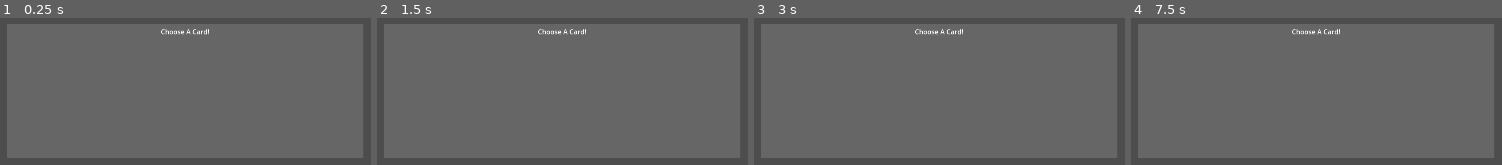
Above: before the commit, frames 1-4 (left to right).
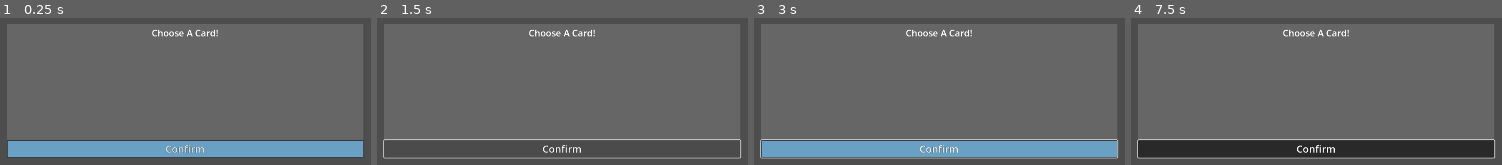
Above: after the commit, the same moments.

Repository: Prototype1364/Card-Wars
Game: Godot game, scene res://Scenes/SupportScenes/card_selector.tscn
Two runs of this game, one before a commit and one after it. Both use one fixed random seed, a clock stepped at 60 frames per second and the inputs below. This scene is started directly instead of the project's main scene.
Inputs (mouse positions are in pixels of both pictures, inside the frame that each line leads up to):
- Up to frame 1 (0.25 s): no input
- Up to frame 2 (1.5 s): click (562, 148) at 0.5 s, where only the run after the commit has a clickable "Confirm"; click (562, 148) at 1.25 s, where only the run after the commit has a clickable "Confirm"
- Up to frame 3 (3 s): click (939, 148) at 2 s, where only the run after the commit has a clickable "Confirm"; tap Enter (Confirm, bound only after the commit) at 2.75 s; move the mouse to (1113, 67) at 2.77 s; hold Enter (Confirm, bound only after the commit) from 2.78 s (still down); click (1113, 67) at 2.92 s
- Up to frame 4 (7.5 s): move the mouse to (1156, 113) at 3.52 s; release Enter (Confirm, bound only after the commit) at 3.53 s; tap Enter (Confirm, bound only after the commit) at 3.6, 4.25, 5.1, 5.75, 6.6 s; click (1156, 113) at 3.67 s; move the mouse to (outside the picture) at 4.27 s; hold Enter (Confirm, bound only after the commit) 4.28-5.03 s; click (outside the picture) at 4.42 s; move the mouse to (outside the picture) at 5.02 s; click (outside the picture) at 5.17 s; move the mouse to (outside the picture) at 5.77 s; hold Enter (Confirm, bound only after the commit) 5.78-6.53 s; click (outside the picture) at 5.92 s; move the mouse to (outside the picture) at 6.52 s; click (outside the picture) at 6.67 s; move the mouse to (1357, 91) at 7.27 s; hold Enter (Confirm, bound only after the commit) from 7.28 s (still down); click (1357, 91) at 7.42 s

The runs differ from the first frame. In frame 1, 12% of the frame differs, in the area x 1-98%, y 7-96%; in frame 2, 12%; in frame 3, 13%, in the area x 1-99%, y 7-96%; in frame 4, 13%.
Error after the commit: Attempt to call function 'queue_free' in base 'null instance' on a null instance. (res://Scripts/Controllers/Card_Selector_Controller.gd:86)

Commit message:
Text_Entry and Card_Selector scenes added. Warrior and Support effects implemented.

Diff:
--- a/Scenes/SupportScenes/Pile_Scroller.tscn
+++ b/Scenes/SupportScenes/Pile_Scroller.tscn
@@ -6,7 +6,7 @@
 script/source = "extends Control
 
 var Cards
-var SmallCardDisplay = preload(\"res://Scenes/SupportScenes/PseudoSmallCard.tscn\")
+var SmallCardDisplay = preload(\"res://Scenes/SupportScenes/SmallCard.tscn\")
 
 
 func _ready():
--- /dev/null
+++ b/Scenes/SupportScenes/Text_Entry.tscn
@@ -0,0 +1,25 @@
+[gd_scene load_steps=2 format=3 uid="uid://dsbynd8wjbgru"]
+
+[ext_resource type="Script" path="res://Scripts/Controllers/Text_Entry_Controller.gd" id="1_0p1kl"]
+
+[node name="TextEntry" type="Control"]
+layout_mode = 3
+anchors_preset = 15
+anchor_right = 1.0
+anchor_bottom = 1.0
+grow_horizontal = 2
+grow_vertical = 2
+script = ExtResource("1_0p1kl")
+
+[node name="PanelContainer" type="PanelContainer" parent="."]
+custom_minimum_size = Vector2(120, 40)
+layout_mode = 0
+offset_right = 40.0
+offset_bottom = 40.0
+
+[node name="TextEdit" type="TextEdit" parent="PanelContainer"]
+layout_mode = 2
+theme_override_font_sizes/font_size = 18
+placeholder_text = "Enter Value"
+
+[connection signal="text_changed" from="PanelContainer/TextEdit" to="." method="_on_text_edit_text_changed"]
--- a/Scenes/SupportScenes/card_selector.tscn
+++ b/Scenes/SupportScenes/card_selector.tscn
@@ -1,9 +1,20 @@
-[gd_scene load_steps=3 format=3 uid="uid://brufb56qoikv5"]
+[gd_scene load_steps=5 format=3 uid="uid://brufb56qoikv5"]
 
 [ext_resource type="Script" path="res://Scripts/Controllers/Card_Selector_Controller.gd" id="1_i7mxe"]
 
 [sub_resource type="StyleBoxFlat" id="StyleBoxFlat_jvo1i"]
 bg_color = Color(0.4, 0.4, 0.4, 1)
+
+[sub_resource type="StyleBoxFlat" id="StyleBoxFlat_ihqe3"]
+bg_color = Color(0.407843, 0.631373, 0.764706, 1)
+border_width_left = 1
+border_width_top = 1
+border_width_right = 1
+border_width_bottom = 1
+border_color = Color(0.196078, 0.196078, 0.196078, 1)
+
+[sub_resource type="Theme" id="Theme_vfaoa"]
+Button/styles/normal = SubResource("StyleBoxFlat_ihqe3")
 
 [node name="CardSelector" type="Control"]
 layout_mode = 3
@@ -22,13 +33,14 @@
 offset_bottom = 40.0
 theme_override_styles/panel = SubResource("StyleBoxFlat_jvo1i")
 
-[node name="Label" type="Label" parent="."]
+[node name="Header" type="Label" parent="."]
 custom_minimum_size = Vector2(255, 0)
 layout_mode = 0
 offset_left = 300.0
 offset_top = 5.0
 offset_right = 555.0
 offset_bottom = 31.0
+theme_override_font_sizes/font_size = 22
 text = "Choose A Card!"
 horizontal_alignment = 1
 vertical_alignment = 1
@@ -41,7 +53,20 @@
 offset_right = 850.0
 offset_bottom = 295.0
 
-[node name="HBoxContainer" type="HBoxContainer" parent="ScrollContainer"]
+[node name="Effect_Target_List" type="HBoxContainer" parent="ScrollContainer"]
 layout_mode = 2
 size_flags_horizontal = 3
 size_flags_vertical = 3
+
+[node name="ConfirmButton" type="Button" parent="."]
+layout_mode = 0
+offset_top = 278.0
+offset_right = 855.0
+offset_bottom = 320.0
+theme = SubResource("Theme_vfaoa")
+theme_override_colors/font_outline_color = Color(0, 0, 0, 1)
+theme_override_constants/outline_size = 1
+theme_override_font_sizes/font_size = 24
+text = "Confirm"
+
+[connection signal="pressed" from="ConfirmButton" to="." method="_on_confirm_button_pressed"]
--- a/Scripts/Controllers/Battle_Controller.gd
+++ b/Scripts/Controllers/Battle_Controller.gd
@@ -58,7 +58,7 @@
 	GameData.CardCounter += 1
 	return InstanceCard
 
-func Draw_Card(Turn_Player, Cards_To_Draw = 1):
+func Draw_Card(Turn_Player):
 	Turn_Player.Hand.append(Turn_Player.Deck[-1])
 
 func Reset_Reposition_Card_Variables():
@@ -122,7 +122,7 @@
 func Activate_Summon_Effects(Chosen_Card):
 	var AnchorText = Chosen_Card.Anchor_Text
 
-	if Chosen_Card.Type == "Hero" or (Chosen_Card.Type == "Magic" and Chosen_Card.Is_Set == false and GameData.Muggle_Mode == false) or (Chosen_Card.Type == "Trap" and Chosen_Card.Attribute == "Equip" and Chosen_Card.Is_Set == false):
+	if Chosen_Card.Type == "Hero" or Chosen_Card.Type == "Normal" or (Chosen_Card.Type == "Magic" and Chosen_Card.Is_Set == false and GameData.Muggle_Mode == false) or (Chosen_Card.Type == "Trap" and Chosen_Card.Attribute == "Equip" and Chosen_Card.Is_Set == false):
 		Chosen_Card.Effect_Active = true
 		GameData.Current_Card_Effect_Step = "Activation"
 		CardEffects.call(AnchorText, Chosen_Card)
--- a/Scripts/Controllers/Card_Selector_Controller.gd
+++ b/Scripts/Controllers/Card_Selector_Controller.gd
@@ -1,20 +1,44 @@
 extends Control
 
-# Determine the type of card selection list being used (medbay, grave, opponent hand, etc)
-
-# Populate the HBoxContainer with appropriate cards
-
-# Ability to confirm selection of desired card (likely a confirm button on bottom of popup window)
-
 var Current_Scene = Engine.get_main_loop().get_current_scene()
+var Card_Selected = null
 
 func _ready():
-	pass
+	var _HV1 = SignalBus.connect("EffectTargetSelected", Callable(self, "On_Card_Selection"))
 
-func Determine_Card_List(selection_type):
-	var Selection_Source = Current_Scene.get_node("Battle/Playmat/CardSpots/BHandScroller/BHand")
+func Determine_Card_List(selection_type, slot = null):
+	var Side = "W" if GameData.Current_Turn == "Player" else "B"
+	var Side_Opp = "B" if GameData.Current_Turn == "Player" else "W"
+	var Selection_Source = null
+
+	match selection_type:
+		"Deck":
+			Selection_Source = Current_Scene.get_node("Battle/Playmat/CardSpots/" + Side + "NonHands/" + Side + "MainDeck")
+		"Tech Deck":
+			Selection_Source = Current_Scene.get_node("Battle/Playmat/CardSpots/" + Side + "NonHands/" + Side + "TechDeck")
+		"Field":
+			Selection_Source = Current_Scene.get_node("Battle/Playmat/CardSpots/" + Side + "NonHands/" + Side + slot)
+		"Medbay":
+			Selection_Source = Current_Scene.get_node("Battle/Playmat/CardSpots/" + Side + "NonHands/" + Side + "Medbay")
+		"Grave":
+			Selection_Source = Current_Scene.get_node("Battle/Playmat/CardSpots/" + Side + "NonHands/" + Side + "Graveyard")
+		"Hand":
+			Selection_Source = Current_Scene.get_node("Battle/Playmat/CardSpots/" + Side + "HandScroller/" + Side + "Hand")
+		"Opponent Deck":
+			Selection_Source = Current_Scene.get_node("Battle/Playmat/CardSpots/" + Side_Opp + "NonHands/" + Side_Opp + "MainDeck")
+		"Opponent Tech Deck":
+			Selection_Source = Current_Scene.get_node("Battle/Playmat/CardSpots/" + Side_Opp + "NonHands/" + Side_Opp + "TechDeck")
+		"Opponent Field":
+			Selection_Source = Current_Scene.get_node("Battle/Playmat/CardSpots/" + Side_Opp + "NonHands/" + Side_Opp + slot)
+		"Opponent Medbay":
+			Selection_Source = Current_Scene.get_node("Battle/Playmat/CardSpots/" + Side_Opp + "NonHands/" + Side_Opp + "Medbay")
+		"Opponent Grave":
+			Selection_Source = Current_Scene.get_node("Battle/Playmat/CardSpots/" + Side_Opp + "NonHands/" + Side_Opp + "Graveyard")
+		"Opponent Hand":
+			Selection_Source = Current_Scene.get_node("Battle/Playmat/CardSpots/" + Side_Opp + "HandScroller/" + Side_Opp + "Hand")
+
+	# Populate the list of cards to choose from
 	var Card_List = []
-
 	for i in Selection_Source.get_children():
 		Card_List.append(i)
 
@@ -22,16 +46,41 @@
 
 func Populate_Card_Options_List(Card_List):
 	for i in len(Card_List):
-		var original = Card_List[i]
-		var copy = original.duplicate()
-		$ScrollContainer/HBoxContainer.add_child(copy)
-		for n in original.get_property_list():
-			var PropertyName = n["name"]
-			var value = original.get_indexed(PropertyName)
-			copy.set_indexed(PropertyName,value)
-		copy.Set_Card_Variables(i, "NonTurnHand")
-		copy.Set_Card_Visuals()
-		copy.Update_Data()
+		if Card_List[i].Frame == "Special":
+			continue
+		else:
+			var original = Card_List[i]
+			var copy = original.duplicate()
+			$ScrollContainer/Effect_Target_List.add_child(copy)
+			for n in original.get_property_list():
+				var PropertyName = n["name"]
+				var value = original.get_indexed(PropertyName)
+				copy.set_indexed(PropertyName,value)
+			copy.Set_Card_Variables(i, "NonTurnHand")
+			copy.Set_Card_Visuals()
+			copy.Update_Data()
 
-func On_Card_Selection():
-	pass
+func On_Card_Selection(card):
+	Card_Selected = card
+
+func _on_confirm_button_pressed():
+	var Side = "W" if GameData.Current_Turn == "Player" else "B"
+	var Side_Opp = "B" if GameData.Current_Turn == "Player" else "W"
+
+	# Find index of card in current hand (Defaults to last card in hand if no card is selected)
+	var Card_Index = $ScrollContainer/Effect_Target_List.get_children().find(Card_Selected)
+
+	if Card_Index != -1:
+		var Card_Node = Current_Scene.get_node("Battle/Playmat/CardSpots/" + Side_Opp + "HandScroller/" + Side_Opp + "Hand").get_child(Card_Index)
+
+		# Move Card to proper hand
+		var Source_Hand = Current_Scene.get_node("Battle/Playmat/CardSpots/" + Side_Opp + "HandScroller/" + Side_Opp + "Hand")
+		var Destination_Hand = Current_Scene.get_node("Battle/Playmat/CardSpots/" + Side + "HandScroller/" + Side + "Hand")
+
+		# Update Hands
+		Source_Hand.remove_child(Card_Node)
+		Destination_Hand.add_child(Card_Node)
+
+	# Queue free the Card Selector scene from the scene tree
+	var Card_Selector_Scene = Engine.get_main_loop().get_current_scene().get_node("Battle/CardSelector")
+	Card_Selector_Scene.queue_free()
--- a/Scripts/Controllers/Deck_Controller.gd
+++ b/Scripts/Controllers/Deck_Controller.gd
@@ -21,7 +21,8 @@
 		if card["Passcode"] == 42489363:
 			Created_Card = Card.new(card["CardType"], card["CardArt"], card["CardName"], card["CardType"], card["EffectType"], c …(374 unchanged characters)…
 
-	var random_number = Utils.RNGesus(1, 2)
+	#var random_number = Utils.RNGesus(1, 2)
+	var random_number = 2
 	if random_number == 1:
 		GameData.Player.Deck.append(Created_Card)
 	else:
--- a/Scripts/Controllers/Input_Controller.gd
+++ b/Scripts/Controllers/Input_Controller.gd
@@ -18,3 +18,7 @@
 		elif event.button_index == MOUSE_BUTTON_WHEEL_DOWN:
 			BoardScroller.value += 30
 		Playmat.position.y = 0 - BoardScroller.value
+
+func Confirm(event):
+	if event.is_action_pressed("Confirm"):
+		SignalBus.emit_signal("Confirm")
--- /dev/null
+++ b/Scripts/Controllers/Text_Entry_Controller.gd
@@ -0,0 +1,25 @@
+extends Control
+
+@onready var trigger_card = get_parent()
+
+func _ready():
+	pass
+
+func Select_Transfer_Amount():
+	return get_node("PanelContainer/TextEdit").text
+
+func Remove_Scene():
+	trigger_card.remove_child(self)
+	queue_free()
+
+func _on_text_edit_text_changed():
+	var text_edit_node = get_node("PanelContainer/TextEdit")
+	var current_text = get_node("PanelContainer/TextEdit").text
+	var valid_int_attributes = ["Support", "Warrior"]
+
+	if trigger_card.Attribute in valid_int_attributes:
+		if current_text == "":
+			pass
+		elif not current_text.is_valid_int():
+			get_node("PanelContainer/TextEdit").text = str(current_text.to_int())
+			text_edit_node.set_caret_column(current_text.length()) # Set the cursor to the end of the line
--- a/Scripts/Managers/Battle_Manager.gd
+++ b/Scripts/Managers/Battle_Manager.gd
@@ -128,7 +128,7 @@
 
 	for _i in range(Cards_To_Draw):
 		var InstanceCard = BC.Instantiate_Card()
-		BC.Draw_Card(player, Cards_To_Draw)
+		BC.Draw_Card(player)
 		BF.Add_Card_Node_To_Hand(Deck_ID, InstanceCard)
 		DC.Pop_Deck(player)
 
@@ -160,6 +160,7 @@
 """--------------------------------- Pass-Along Functions ---------------------------------"""
 func _input(event):
 	IC.Advance_GameState(event)
+	IC.Confirm(event)
 
 func Update_HUD_Duelist(Node_To_Update, Dueler):
 	UI.Update_HUD_Duelist(Node_To_Update, Dueler)
@@ -282,7 +283,7 @@
 	UI.Update_HUD_Duelist(get_node("HUD_" + Side_Opp), enemy)
 	UI.Update_HUD_GameState()
 
-func Capture_Card(Card_Captured, Capture_Type = "Normal"):
+func Capture_Card(Card_Captured, Capture_Type = "Normal", Reset_Stats = true):
 	var attacking_player = GameData.Player if GameData.Current_Turn == "Player" else GameData.Enemy
 	var Destination_MedBay = BC.Get_Destination_MedBay_on_Capture(Capture_Type)
 
@@ -290,8 +291,9 @@
 	BF.Reparent_Nodes(Card_Captured, Destination_MedBay)
 
 	# Reset Captured Card's Stats/Visuals
-	Card_Captured.Reset_Stats_On_Capture()
-	Card_Captured.Update_Data()
+	if Reset_Stats:
+		Card_Captured.Reset_Stats_On_Capture()
+		Card_Captured.Update_Data()
 
 
 
--- a/Scripts/SmallCard.gd
+++ b/Scripts/SmallCard.gd
@@ -109,46 +109,6 @@
 		Direct_Attack = card_sources[Source][Card_Index].Direct_Attack
 		Owner = card_sources[Source][Card_Index].Owner
 
-	#var Source_Deck = player.Tech_Deck if Source == "Tech" else player.Deck
-
-#	Name = Source_Deck[Card_Index].Name
-#	Frame = Source_Deck[Card_Index].Frame
-#	Type = Source_Deck[Card_Index].Type
-#	Effect_Type = Source_Deck[Card_Index].Effect_Type
-#	Anchor_Text = Source_Deck[Card_Index].Anchor_Text
-#	Resolve_Side = Source_Deck[Card_Index].Resolve_Side
-#	Resolve_Phase = Source_Deck[Card_Index].Resolve_Phase
-#	Resolve_Step = Source_Deck[Card_Index].Resolve_Step
-#	Art = load(Source_Deck[Card_Index].Art) if Source_Deck[Card_Index].Art != "res://Assets/Cards/Art/Special_Activate_Technology.png" else null
-#	Attribute = Source_Deck[Card_Index].Attribute
-#	Description = Source_Deck[Card_Index].Description
-#	Short_Description = Source_Deck[Card_Index].Short_Description
-#	Attacks_Remaining = Source_Deck[Card_Index].Attacks_Remaining
-#	Attack = Source_Deck[Card_Index].Attack if Source_Deck[Card_Index].Attack != null else ""
-#	ATK_Bonus = Source_Deck[Card_Index].ATK_Bonus
-#	Toxicity = Source_Deck[Card_Index].Toxicity
-#	Cost = Source_Deck[Card_Index].Cost
-#	Health = Source_Deck[Card_Index].Health if Source_Deck[Card_Index].Health != null else ""
-#	Health_Bonus = Source_Deck[Card_Index].Health_Bonus
-#	Burn_Damage = Source_Deck[Card_Index].Burn_Damage
-#	Revival_Health = Health
-#	Special_Edition_Text = Source_Deck[Card_Index].Special_Edition_Text
-#	Rarity = Source_Deck[Card_Index].Rarity
-#	Passcode = Source_Deck[Card_Index].Passcode
-#	Deck_Capacity = Source_Deck[Card_Index].Deck_Capacity
-#	Tokens = Source_Deck[Card_Index].Tokens
-#	Is_Set = Source_Deck[Card_Index].Is_Set
-#	Effect_Active = Source_Deck[Card_Index].Effect_Active
-#	Fusion_Level = Source_Deck[Card_Index].Fusion_Level
-#	Attack_As_Reinforcement = Source_Deck[Card_Index].Attack_As_Reinforcement
-#	Immortal = Source_Deck[Card_Index].Immortal
-#	Invincible = Source_Deck[Card_Index].Invincible
-#	Relentless = Source_Deck[Card_Index].Relentless
-#	Multi_Strike = Source_Deck[Card_Index].Multi_Strike
-#	Paralysis = Source_Deck[Card_Index].Paralysis
-#	Direct_Attack = Source_Deck[Card_Index].Direct_Attack
-#	Owner = Source_Deck[Card_Index].Owner
-
 	if Source == "Tech":
 		Cost_Path = null
 	else:
@@ -185,25 +145,28 @@
 	Health_Bonus = 0
 	Burn_Damage = 0
 
+func Reset_Variables_After_Flip_Summon():
+	Is_Set = false
+	Effect_Active = false # Ensures effects aren't triggered from Graveyard.
+	Tokens = 0
+	Update_Token_Info()
+
 func Add_Token():
 	if Type == "Trap" and "Backrow" in get_parent().name:
 		Tokens += 1
 
 func Update_Token_Info():
 	var Token_Container = $TokenContainer/VBoxContainer
-	if Token_Container.get_child_count() < Tokens:
+	if Token_Container.get_child_count() < Tokens: # Add Token(s) up to the number of Tokens on the card
 		for _i in range(Tokens - Token_Container.get_child_count()):
 			var InstanceToken = Token_Path.instantiate()
 			InstanceToken.name = "Token" + str(Token_Container.get_child_count() + 1)
 			Token_Container.add_child(InstanceToken)
-	elif Token_Container.get_child_count() > Tokens:
-		for i in Token_Container.get_children():
+	elif Token_Container.get_child_count() > Tokens: # Remove excess Token(s)
+		while Token_Container.get_child_count() > Tokens:
+			var i = Token_Container.get_child(Token_Container.get_child_count() - 1)
 			Token_Container.remove_child(i)
 			i.queue_free()
-		for _i in range(Tokens - Token_Container.get_child_count()):
-			var InstanceToken = Token_Path.instantiate()
-			InstanceToken.name = "Token" + str(Token_Container.get_child_count() + 1)
-			Token_Container.add_child(InstanceToken)
 
 func focusing():
 	GameData.FocusedCardName = self.name
@@ -215,7 +178,7 @@
 	GameData.FocusedCardParentName = ""
 	SignalBus.emit_signal("NotLookingAtCard")
 
-func _on_FocusSensor_pressed():
+func _on_FocusSensor_pressed(): # FIXME: Might need to be split into multiple functions to follow SOLID Principles
 	var Side = "W" if GameData.Current_Turn == "Player" else "B"
 	var Reposition_Zones = [Side + "Fighter", Side + "R1", Side + "R2", Side + "R3"]
 	var Reinforcement_Zones = [Side + "R1", Side + "R2", Side + "R3"]
@@ -227,7 +190,7 @@
 			if "Hand" in Parent_Name and (Type == "Normal" or Type == "Hero"):
 				GameData.Summon_Mode = "Summon"
 				GameData.Chosen_Card = self
-				if int(Passcode) in GameData.FUSION_CARDS:
+				if int(Passcode) in GameData.FUSION_CARDS: # Fusion summon
 					GameData.Current_Card_Effect_Step = "Clicked"
 					CardEffects.call(Anchor_Text, self)
 			elif "Hand" in Parent_Name:
@@ -235,6 +198,8 @@
 				$Action_Button_Container/Set.visible = true
 			elif Parent_Name in Reposition_Zones and GameData.Chosen_Card == null:
 				GameData.Chosen_Card = self
+			elif "Effect_Target_List" in Parent_Name: # For Card Selector scene
+				SignalBus.emit_signal("EffectTargetSelected", self)
 		"Selection":
 			if Valid_Attacker_Selection(Reposition_Zones, Reinforcement_Zones, Parent_Name, Side):
 				GameData.Attacker = self
@@ -248,7 +213,7 @@
 			if "Hand" in GameData.CardFrom:
 				SignalBus.emit_signal("Discard_Card", GameData.CardFrom.left(1))
 
-	# Allows repositioning of cards on field (Currently doesn't allow for Exchange-like card effect [i.e. swapping 1 card of yours for one card of the opponent's on the field])
+	# Allows repositioning of cards on own field
 	if Reposition_Zones.has(Parent_Name) and GameData.Current_Step == "Main":
 		if GameData.CardFrom == "":
 			GameData.CardFrom = Parent_Name
@@ -325,12 +290,3 @@
 		$Action_Button_Container/Summon.visible = false
 		$Action_Button_Container/Set.visible = false
 		$Action_Button_Container/Target.visible = false
-
-
-
-"""NEW FUNCS"""
-func Reset_Variables_After_Flip_Summon():
-	Is_Set = false
-	Effect_Active = false # Ensures effects aren't triggered from Graveyard.
-	Tokens = 0
-	Update_Token_Info()
--- a/Singletons/Card_Effects.gd
+++ b/Singletons/Card_Effects.gd
@@ -2,6 +2,8 @@
 
 func _ready():
 	pass
+
+"""--------------------------------- General Functions ---------------------------------"""
 
 func On_Field(card) -> bool:
 	var Parent_Name = card.get_parent().name
@@ -116,7 +118,7 @@
 func Outlaw(card):
 	var Valid_Card = true if On_Field(card) && Resolvable_Card(card) && Valid_GameState(card) else false
 
-	if Valid_Card:
+	if Valid_Card and card.Effect_Active:
 		var Card_Selector = load("res://Scenes/SupportScenes/card_selector.tscn").instantiate()
 		var Battle_Scene = Engine.get_main_loop().get_current_scene().get_node("Battle")
 		Battle_Scene.add_child(Card_Selector)
@@ -157,7 +159,38 @@
 	pass
 
 func Support(card):
-	pass
+	var Valid_Card = true if On_Field(card) && Resolvable_Card(card) && Valid_GameState(card) else false
+
+	if Valid_Card:
+		var Fighter = Get_Field_Card_Data("Fighter")
+		if Fighter != null:
+			# Create a popup scene to allow the selection of the amount of HP to transfer to Fighter
+			var Text_Entry = load("res://Scenes/SupportScenes/text_entry.tscn").instantiate()
+			var Card_Scene = Engine.get_main_loop().get_current_scene().get_node(card.get_path())
+			Card_Scene.add_child(Text_Entry)
+
+			# Wait for the Confirm signal to be emitted using await
+			await SignalBus.Confirm
+
+			# Get Health Transfer Value
+			var Health_Transfer_Value = int(Text_Entry.Select_Transfer_Amount())
+			if Health_Transfer_Value < 0:
+				Health_Transfer_Value = 0
+			if Health_Transfer_Value > card.Health:
+				Health_Transfer_Value = card.Health
+
+			# Remove Scene
+			Text_Entry.Remove_Scene()
+
+			# Update Health Values
+			Fighter.Health += Health_Transfer_Value
+			card.Health -= Health_Transfer_Value
+			Fighter.Update_Data()
+			card.Update_Data()
+
+			# Capture card if it dies
+			if card.Health <= 0:
+				SignalBus.emit_signal("Capture_Card", card, "Inverted")
 
 func Titan(card):
 	pass
@@ -169,7 +202,34 @@
 	pass
 
 func Warrior(card):
-	pass
+	var Valid_Card = true if On_Field(card) && Resolvable_Card(card) && Valid_GameState(card) else false
+
+	if Valid_Card:
+		var Fighter = Get_Field_Card_Data("Fighter")
+		if Fighter != null:
+			# Create a popup scene to allow the selection of the amount of HP to transfer to Fighter
+			var Text_Entry = load("res://Scenes/SupportScenes/text_entry.tscn").instantiate()
+			var Card_Scene = Engine.get_main_loop().get_current_scene().get_node(card.get_path())
+			Card_Scene.add_child(Text_Entry)
+
+			# Wait for the Confirm signal to be emitted using await
+			await SignalBus.Confirm
+
+			# Get Attack Transfer Value
+			var Attack_Transfer_Value = int(Text_Entry.Select_Transfer_Amount())
+			if Attack_Transfer_Value < 0:
+				Attack_Transfer_Value = 0
+			if Attack_Transfer_Value > card.Attack:
+				Attack_Transfer_Value = card.Attack
+
+			# Remove Scene
+			Text_Entry.Remove_Scene()
+
+			# Update Attack Values
+			Fighter.Attack += Attack_Transfer_Value
+			card.Attack -= Attack_Transfer_Value
+			Fighter.Update_Data()
+			card.Update_Data()
 
 func Wizard(card):
 	pass
--- a/Singletons/Signal_Bus.gd
+++ b/Singletons/Signal_Bus.gd
@@ -57,3 +57,7 @@
 signal Clear_MedBay
 
 signal Reset_Reposition_Card_Variables
+
+signal EffectTargetSelected
+
+signal Confirm
--- a/project.godot
+++ b/project.godot
@@ -46,3 +46,9 @@
 "events": [Object(InputEventKey,"resource_local_to_scene":false,"resource_name":"","device":-1,"window_id":0,"alt_press …(181 unchanged characters)…
 ]
 }
+Confirm={
+"deadzone": 0.5,
+"events": [Object(InputEventKey,"resource_local_to_scene":false,"resource_name":"","device":-1,"window_id":0,"alt_pressed":false,"shift_pressed":false,"ctrl_pressed":false,"meta_pressed":false,"pressed":false,"keycode":0,"physical_keycode":4194309,"key_label":0,"unicode":0,"echo":false,"script":null)
+, Object(InputEventKey,"resource_local_to_scene":false,"resource_name":"","device":-1,"window_id":0,"alt_pressed":false,"shift_pressed":false,"ctrl_pressed":false,"meta_pressed":false,"pressed":false,"keycode":0,"physical_keycode":4194310,"key_label":0,"unicode":0,"echo":false,"script":null)
+]
+}
Not shown: 1 places in Scenes/MainScenes/Battle.tscn that only renumber resources
